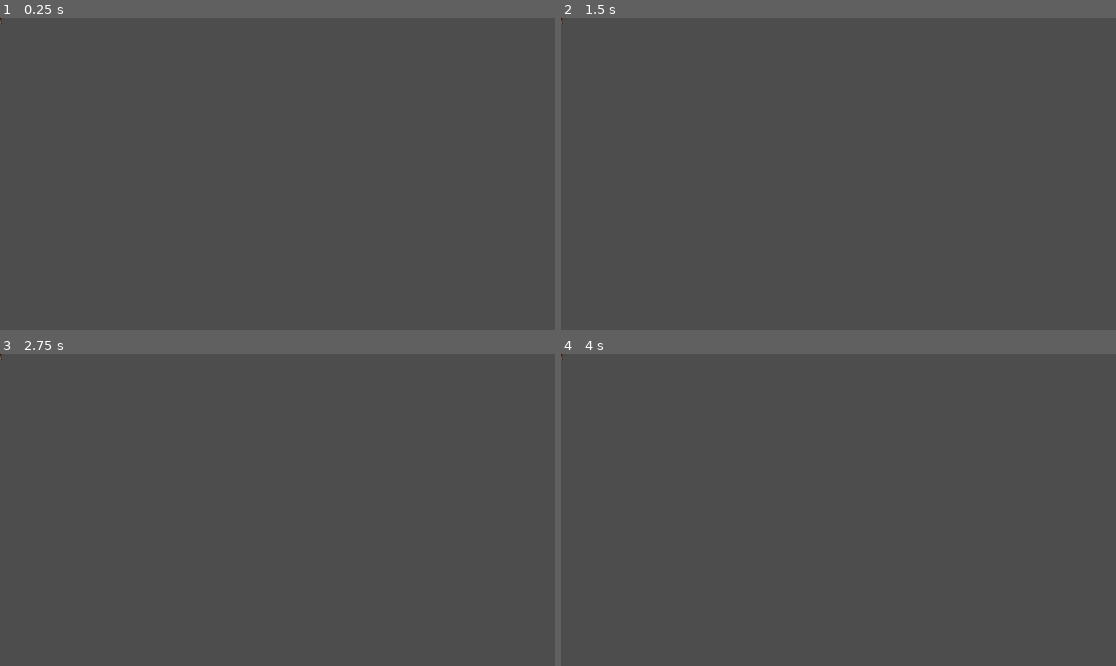
Above: before the commit, frames 1-4 (two rows, left to right).
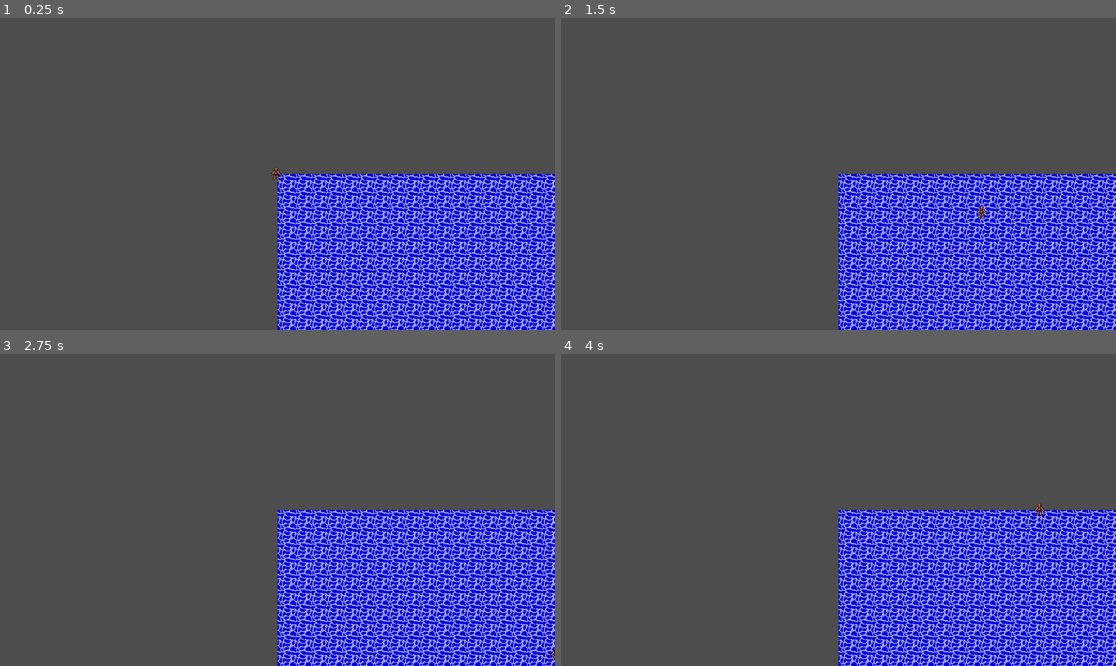
Above: after the commit, the same moments.

Repository: nadia-nh/rc-survivors-game
Game: Godot game, scene res://scenes/main.tscn
The game is run twice, just before and just after one commit, with the same random seed, the same clock (stepped at 60 frames per second) and the same inputs.
Inputs:
- Up to frame 1 (0.25 s): no input
- Up to frame 2 (1.5 s): tap Enter at 0.5 s; hold D (right) 0.53-1.28 s; hold S (down) from 1.28 s (still down)
- Up to frame 3 (2.75 s): release S (down) at 2.03 s; hold D (right) from 2.03 s (still down)
- Up to frame 4 (4 s): tap Space at 2.75 s; release D (right) at 2.78 s; hold W (up) 2.78-3.53 s; tap Enter at 3.5 s; hold A (left) from 3.53 s (still down)

The runs differ from the first frame. In frame 1, 25% of the frame differs, in the area x 0-100%, y 0-100%; in frame 2, 25%; in frame 3, 25%; in frame 4, 25%.

Commit message:
Add player script to handle movement

Diff:
--- a/scenes/main.tscn
+++ b/scenes/main.tscn
@@ -1,6 +1,7 @@
-[gd_scene load_steps=5 format=4 uid="uid://bvm6i5c16m0pi"]
+[gd_scene load_steps=6 format=4 uid="uid://bvm6i5c16m0pi"]
 
 [ext_resource type="Texture2D" uid="uid://n7xnnm61hw6l" path="res://assets/Spritesheet.png" id="1_o5qli"]
+[ext_resource type="Script" uid="uid://dyv3ak1qtcgds" path="res://scripts/player.gd" id="2_0wfyh"]
 
 [sub_resource type="TileSetAtlasSource" id="TileSetAtlasSource_o5qli"]
 texture = ExtResource("1_o5qli")
@@ -10338,13 +10339,13 @@
 [node name="Main" type="Node2D"]
 
 [node name="TileMapLayer" type="TileMapLayer" parent="."]
-visible = false
 tile_map_data = PackedByteArray("AAAAAAAAAAAbABMAAAAAAAEAAAAbABMAAAAAAAIAAAAbABMAAAAAAAMAAAAbABMAAAAAAAQAAAAbABMAAAAAAA …(46000 unchanged characters)…
 tile_set = SubResource("TileSet_0wfyh")
 rendering_quadrant_size = 32
 physics_quadrant_size = 32
 
 [node name="Player" type="CharacterBody2D" parent="."]
+script = ExtResource("2_0wfyh")
 
 [node name="Sprite2D" type="Sprite2D" parent="Player"]
 texture = ExtResource("1_o5qli")
@@ -10354,3 +10355,5 @@
 [node name="CollisionShape2D" type="CollisionShape2D" parent="Player"]
 position = Vector2(-2, 1)
 shape = SubResource("CapsuleShape2D_o5qli")
+
+[node name="Camera2D" type="Camera2D" parent="."]
--- /dev/null
+++ b/scripts/player.gd
@@ -0,0 +1,11 @@
+extends CharacterBody2D
+
+@export var speed = 400
+
+func get_input():
+    var input_direction = Input.get_vector("left", "right", "up", "down")
+    velocity = input_direction * speed
+
+func _physics_process(delta):
+    get_input()
+    move_and_slide()
Not shown, added: scripts/player.gd.uid
